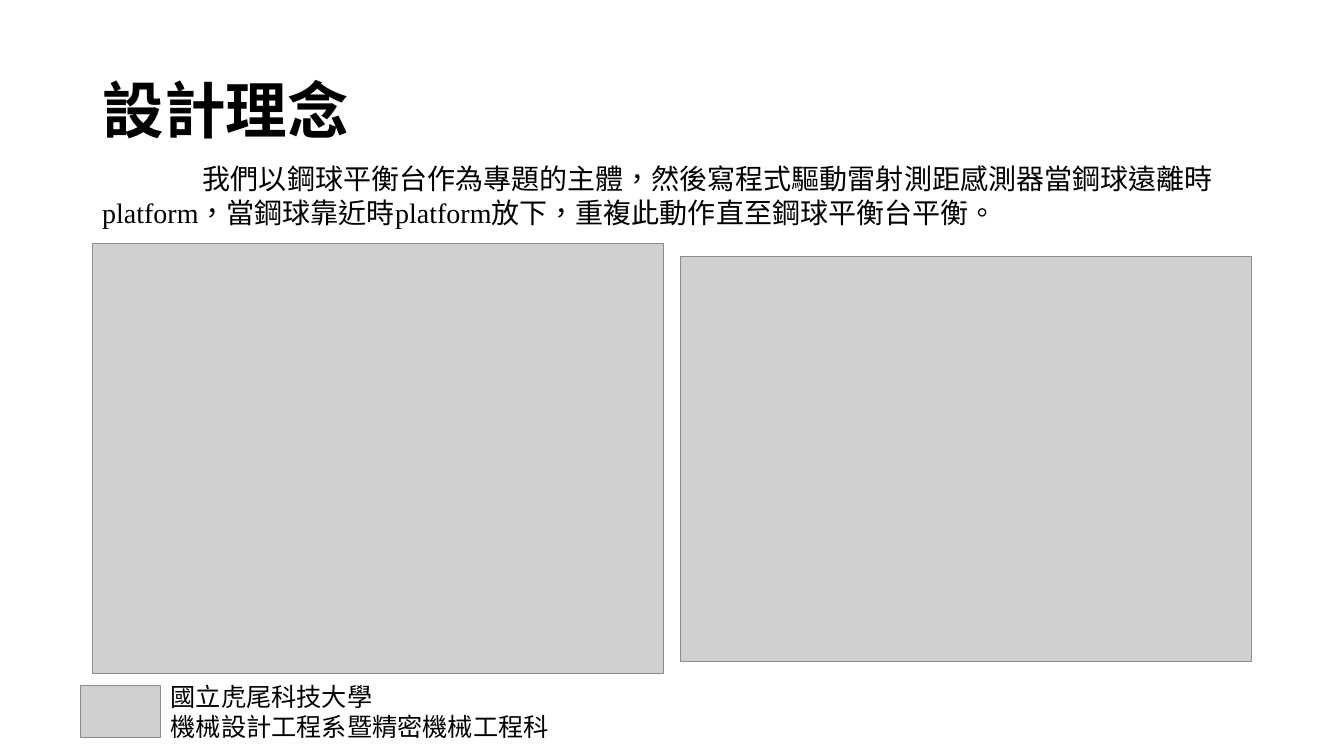
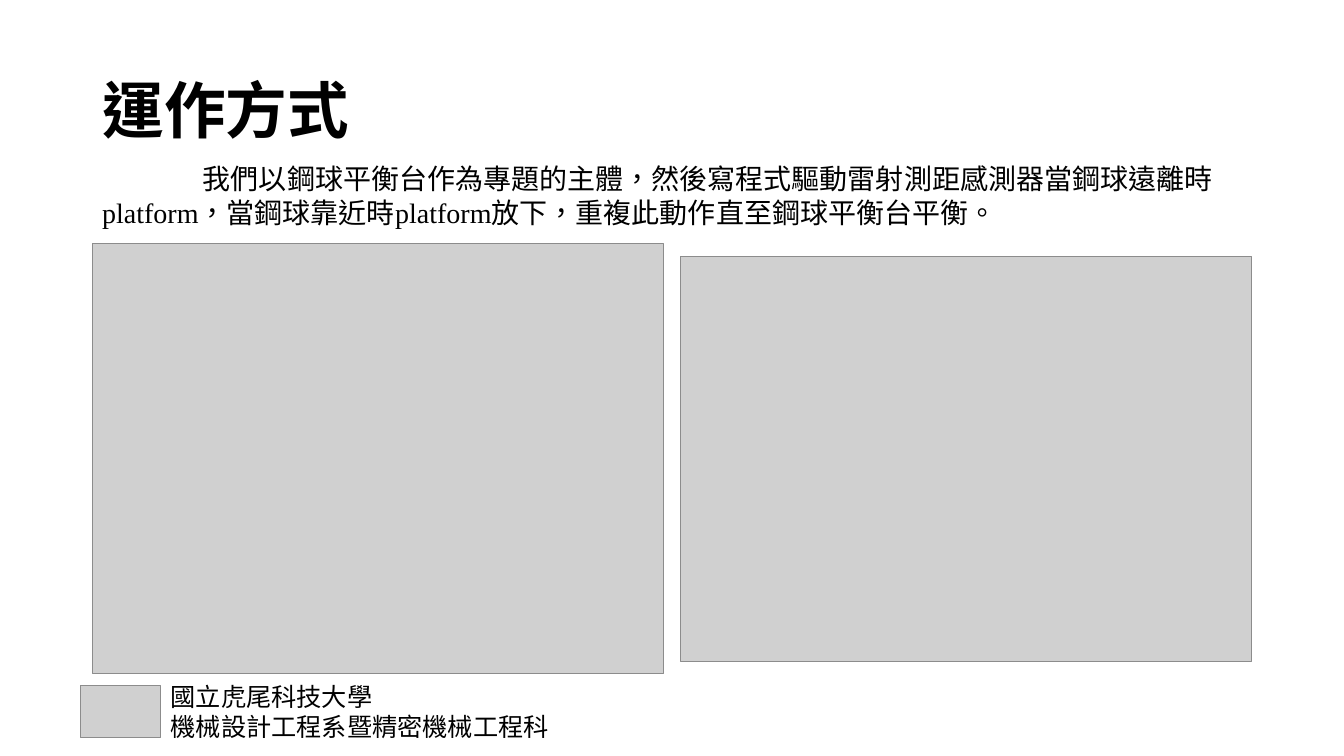
Before and after one commit to snowfall-killer/pj4101, a slide deck: slide 17 of PPT/專題報告PPT.pptx. Drawn at 1344x756 pixels with LibreOffice and Linux fonts; fonts in the diff are those of the drawing; grey boxes stand for pictures. Boxes give left, top, right and bottom in pixels: in the first picture for what was removed or moved away, otherwise in the second. Text is boxed around its words. In the diff, an @@ line names an element or a change of style, - is before the commit and + after.

```diff
--- a/PPT/專題報告PPT.pptx
+++ b/PPT/專題報告PPT.pptx
@@ title at [102,80,348,139]: text changed @@
-設計理念
+運作方式
```
Also in this commit, not shown: 2 other slides changed.
